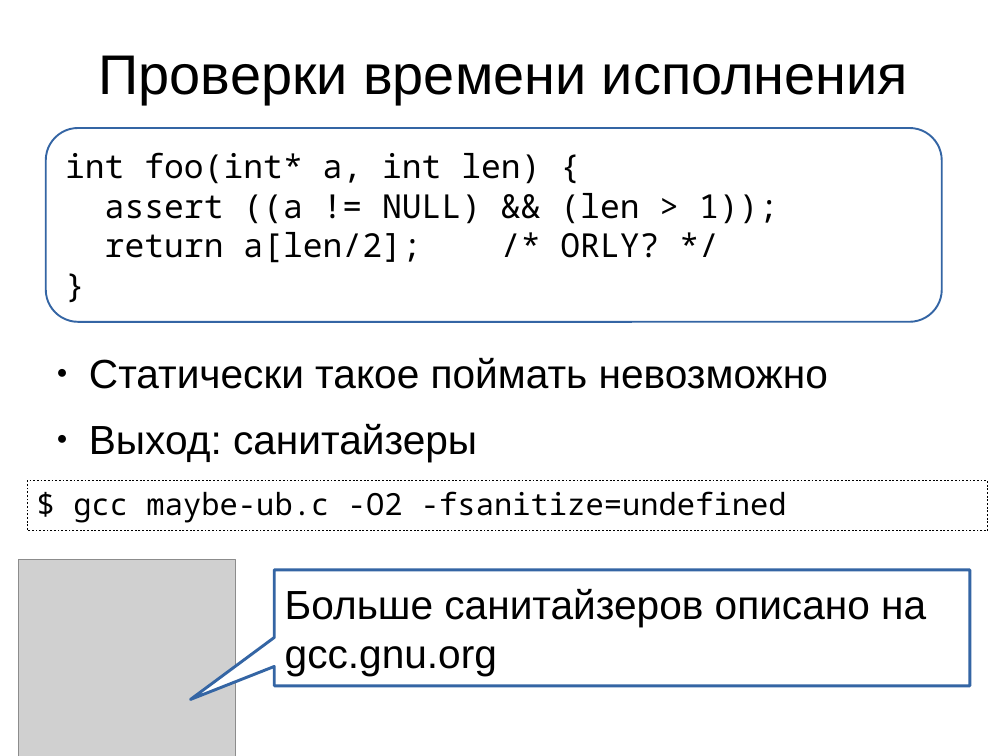
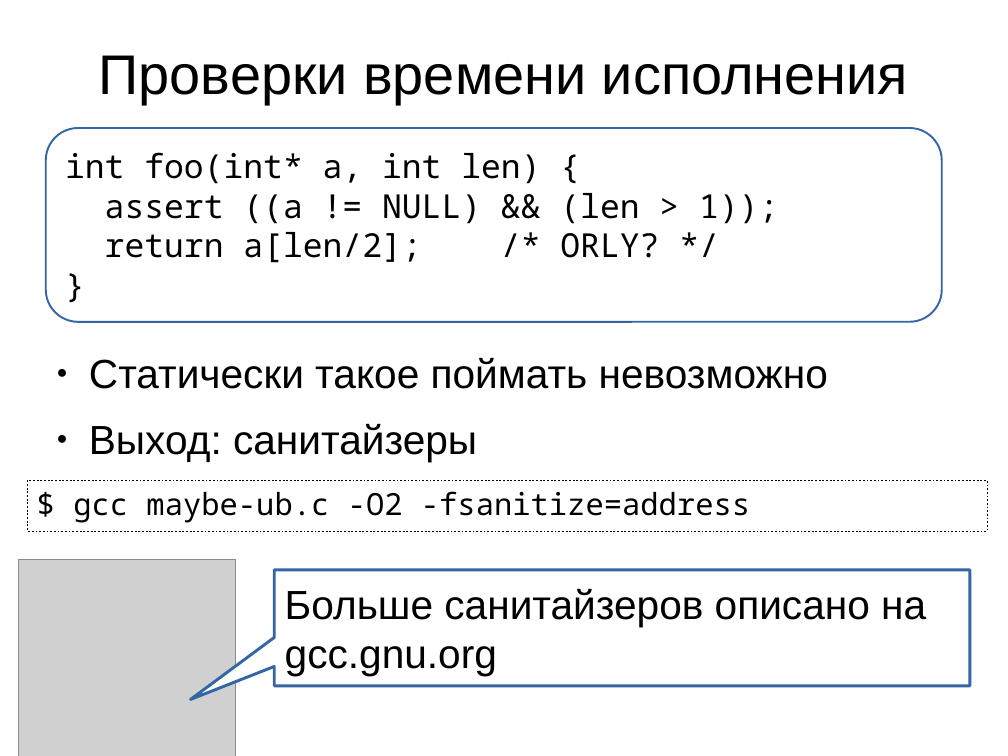
Before and after one commit to MIPT-ILab/cpp-lects-rus, a slide deck: slide 92 of other_lects/toolchain_lect/slides/toolchain_complete.odp (slide 74 before the commit). Drawn at 1008x756 pixels with LibreOffice and Linux fonts; fonts in the diff are those of the drawing; grey boxes stand for pictures. Boxes give left, top, right and bottom in pixels: in the first picture for what was removed or moved away, otherwise in the second. Text is boxed around its words. In the diff, an @@ line names an element or a change of style, - is before the commit and + after.

```diff
--- a/other_lects/toolchain_lect/slides/toolchain_complete.odp
+++ b/other_lects/toolchain_lect/slides/toolchain_complete.odp
@@ text in rectangle at [73,491,750,523]: text changed @@
-$ gcc maybe-ub.c -O2 -fsanitize=undefined
+$ gcc maybe-ub.c -O2 -fsanitize=address
```
Also in this commit, not shown: 1 other slide changed, 29 slides added, 12 other files.
